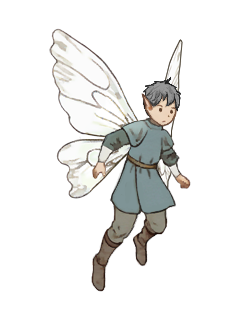
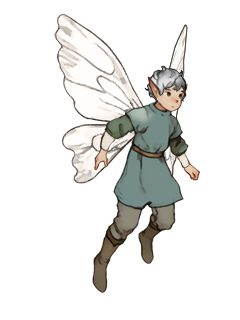
Layered file, before and after one edit (240px x 320px). Changes by layer:
painted on "hair" over [141, 65, 188, 117]
"hair shadow": blend normal → multiply, painted on it over [152, 83, 186, 110]
painted on "body" over [91, 69, 200, 294]
painted on "wings", unmasked it over [49, 13, 188, 210]
